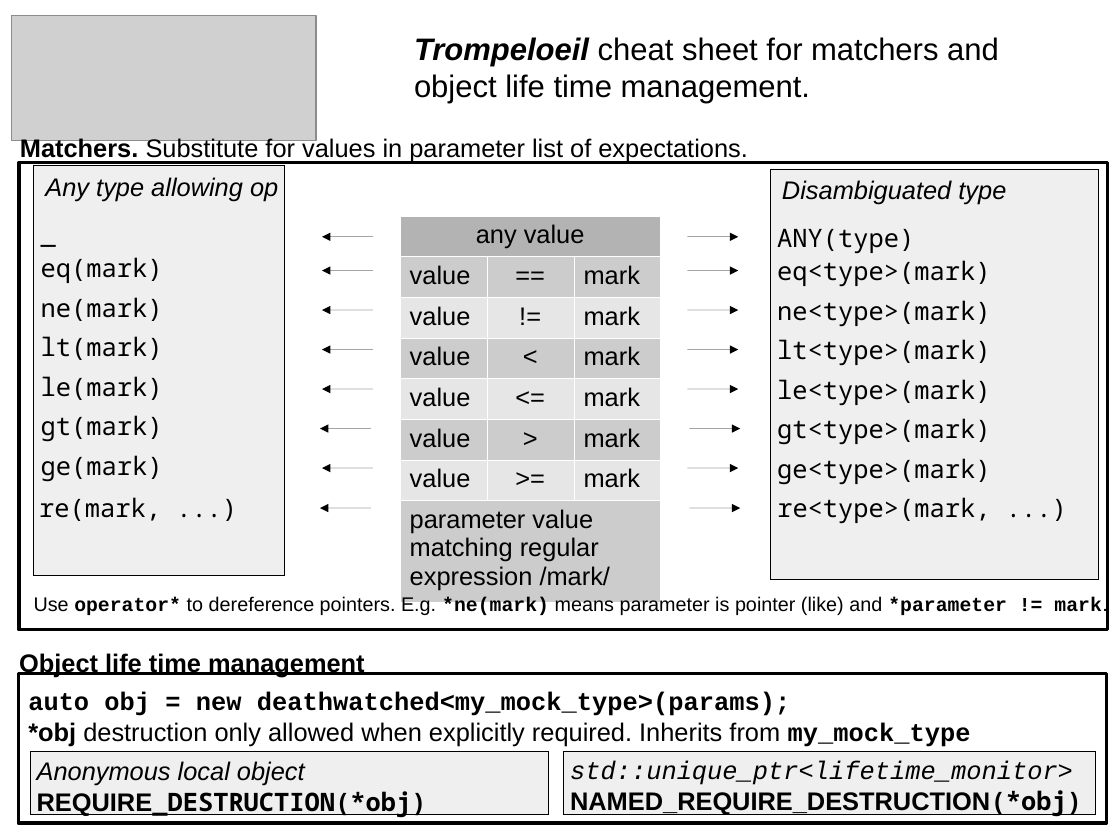
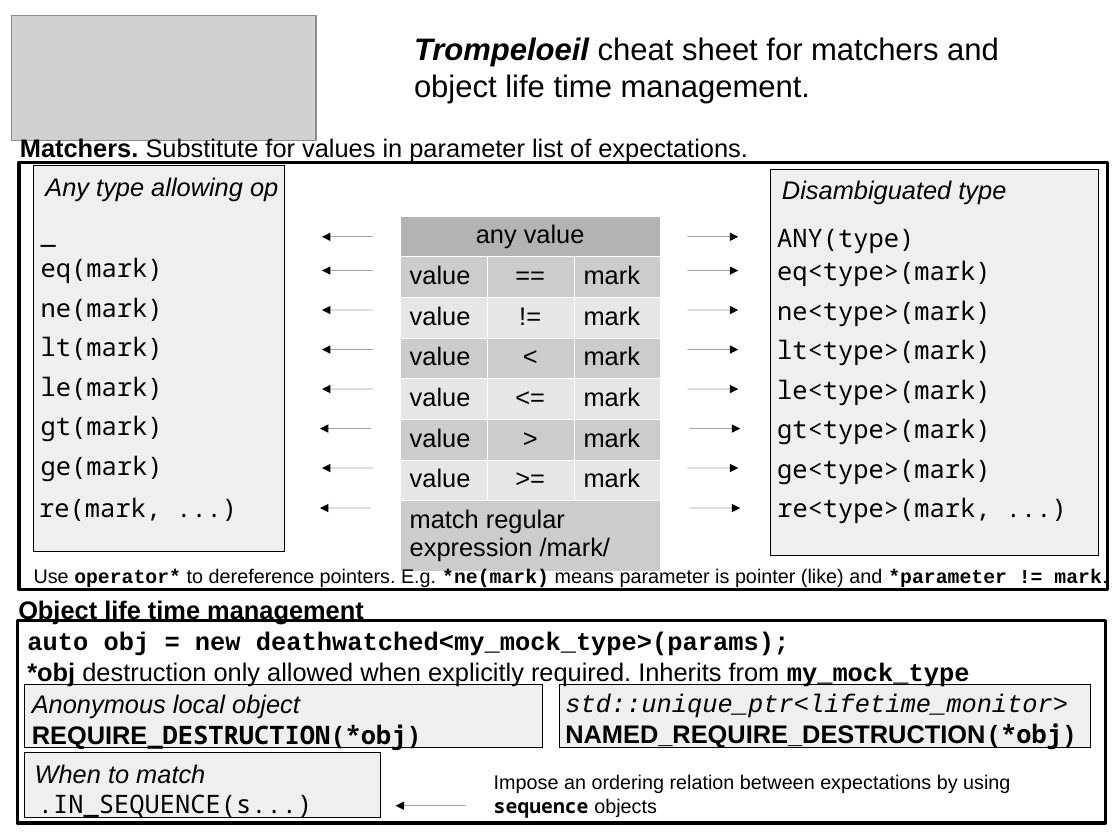
Before and after one commit to rollbear/trompeloeil, a slide deck: slide 2 of docs/trompeloeil_cheat_sheet.odp. Drawn at 1120x840 pixels with LibreOffice and Linux fonts; fonts in the diff are those of the drawing; grey boxes stand for pictures. Boxes give left, top, right and bottom in pixels: in the first picture for what was removed or moved away, otherwise in the second. Text is boxed around its words. In the diff, an @@ line names an element or a change of style, - is before the commit and + after.

```diff
--- a/docs/trompeloeil_cheat_sheet.odp
+++ b/docs/trompeloeil_cheat_sheet.odp
@@ rectangle: place and size @@
-rectangle at box(19, 163, 1108, 630)
+rectangle at box(19, 163, 1108, 589)
@@ rectangle: place and size @@
-rectangle at box(34, 166, 285, 575)
+rectangle at box(34, 166, 285, 552)
@@ rectangle: place and size @@
-rectangle at box(770, 170, 1099, 579)
+rectangle at box(770, 169, 1099, 555)
@@ table at box(399, 215, 662, 566) @@
-row 8, column 1: parameter value matching regular expression /mark/
+row 8, column 1: match regular expression /mark/
@@ text "Use operator* to dereference pointers. ...": place and size @@
-text "Use operator* to dereference pointers. ..." at box(34, 595, 1107, 617)
+text "Use operator* to dereference pointers. ..." at box(34, 568, 1107, 589)
@@ text "Object life time management": place and size @@
-text "Object life time management" at box(19, 651, 365, 677)
+text "Object life time management" at box(18, 600, 364, 625)
@@ text "auto obj = new deathwatched<my_mock_type>(params);": place and size @@
-text "auto obj = new deathwatched<my_mock_type>(params);" at box(28, 692, 971, 747)
+text "auto obj = new deathwatched<my_mock_type>(params);" at box(27, 632, 970, 687)
@@ rectangle: place and size @@
-rectangle at box(18, 674, 1107, 823)
+rectangle at box(17, 621, 1106, 823)
@@ text "Anonymous local object REQUIRE_DESTRUCTION(*obj)": place and size @@
-text "Anonymous local object REQUIRE_DESTRUCTION(*obj)" at box(37, 761, 427, 816)
+text "Anonymous local object REQUIRE_DESTRUCTION(*obj)" at box(32, 694, 422, 749)
@@ rectangle: place and size @@
-rectangle at box(30, 752, 549, 815)
+rectangle at box(24, 685, 543, 748)
@@ text "std::unique_ptr<lifetime_monitor> NAMED_REQUIRE_DESTRUCTION( ...": place and size @@
-text "std::unique_ptr<lifetime_monitor> NAMED_REQUIRE_DESTRUCTION( ..." at box(570, 761, 1082, 815)
+text "std::unique_ptr<lifetime_monitor> NAMED_REQUIRE_DESTRUCTION( ..." at box(565, 693, 1077, 748)
@@ rectangle: place and size @@
-rectangle at box(564, 752, 1096, 815)
+rectangle at box(559, 685, 1091, 748)
@@ rectangle added at box(24, 753, 381, 818), fill #C0C0C0 at 25% opacity, outline #000000 0 pt @@
@@ text added at box(35, 764, 205, 784), 18 pt, text #000000, italic @@
+When to match
@@ text added at box(494, 774, 1010, 818), 14 pt, text #000000 @@
+Impose an ordering relation between expectations by using
+sequence objects
@@ text added at box(38, 794, 312, 818), 18 pt, text #000000 @@
+.IN_SEQUENCE(s...)
@@ arrow added from (465, 806) to (395, 806), #000000 0 pt @@
```
Also in this commit, not shown: 1 other slide changed, 1 other file.
